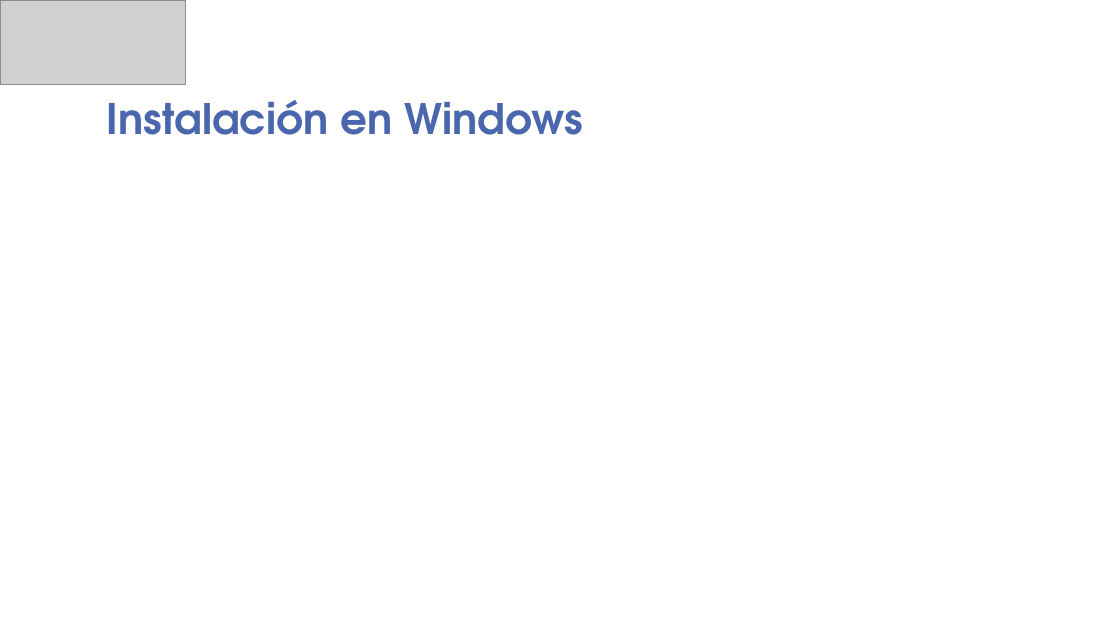
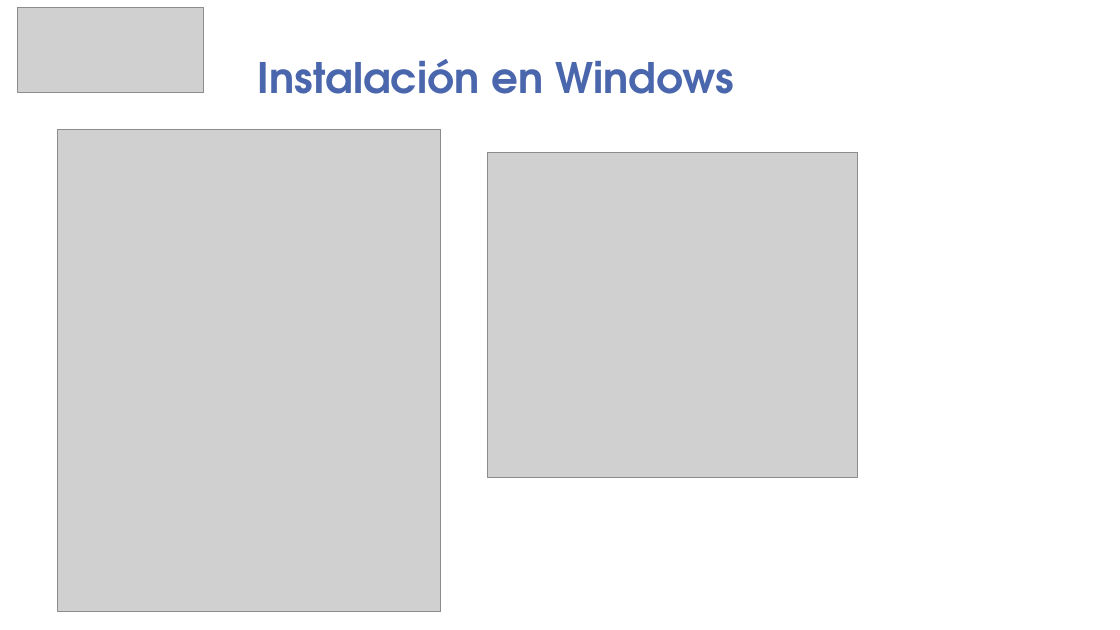
Before and after one commit to guaguaUPM/UPM, a slide deck: slide 4 of lu-lapack.pptx. Drawn at 1120x630 pixels with LibreOffice and Linux fonts; fonts in the diff are those of the drawing; grey boxes stand for pictures; background and template pictures are left out. Boxes give left, top, right and bottom in pixels: in the first picture for what was removed or moved away, otherwise in the second. Text is boxed around its words. In the diff, an @@ line names an element or a change of style, - is before the commit and + after.

```diff
--- a/lu-lapack.pptx
+++ b/lu-lapack.pptx
@@ picture: place and size @@
-picture at [0, 0, 186, 85]
+picture at [18, 8, 203, 92]
@@ title "Instalación en Windows": place and size @@
-title "Instalación en Windows" at [106, 100, 583, 135]
+title "Instalación en Windows" at [257, 59, 734, 94]
@@ picture added at [57, 130, 441, 613] @@
@@ picture added at [487, 153, 858, 477] @@
```
Also in this commit, not shown: 6 other slides changed, 2 slides added.
